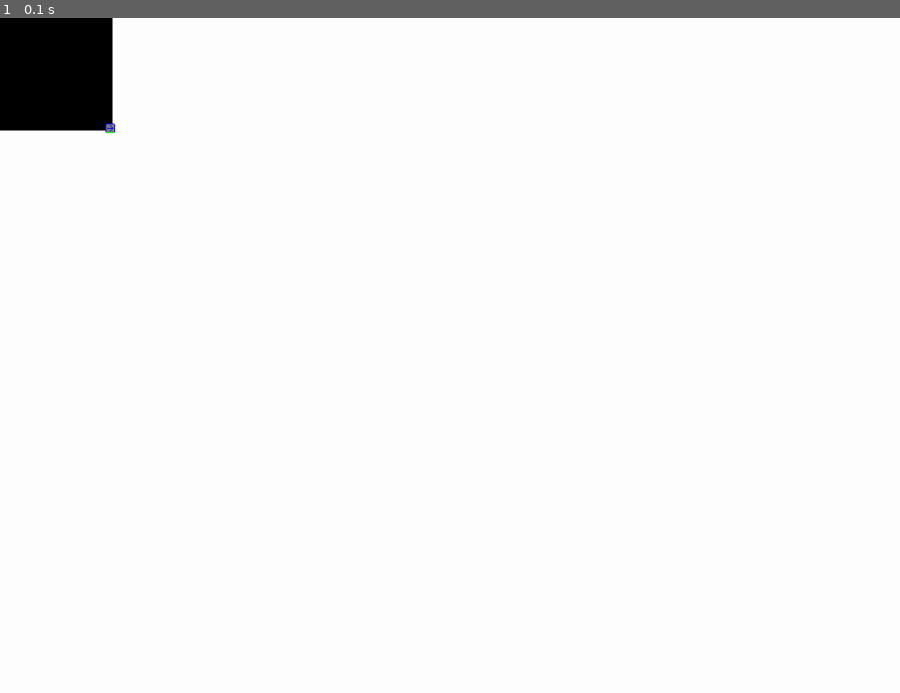
Above: before the commit, frame 1.
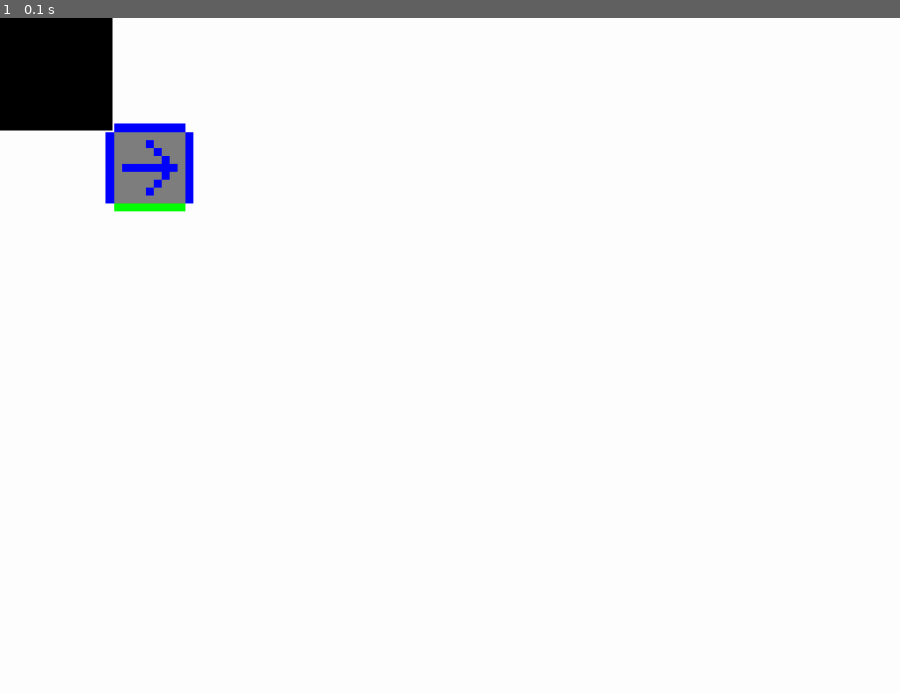
Above: after the commit, the same moment.

Repository: tydaeus/pygame-experimentation
Game: pygame game, started from experimentation.py
The game is run twice, just before and just after one commit, with the same random seed, the same clock (stepped at 60 frames per second) and the same inputs.
Inputs:
- Up to frame 1 (0.1 s): no input

The runs differ from the first frame. In frame 1, 1.3% of the frame differs, in the area x 11-22%, y 15-29%.

Commit message:
initial sep sprite size from image size

Diff:
--- a/sprites.py
+++ b/sprites.py
@@ -8,6 +8,7 @@
         self._image_identifier = None
         self.image = None
         self.rect = pygame.Rect(0, 0, 0, 0)
+        self._pxsize = 100, 100
 
     def update(self):
         # placeholder
@@ -18,6 +19,11 @@
             self._image_identifier = identifier
             self.image = image_loader.load_image(identifier)
             self.rect.size = self.image.get_width(), self.image.get_height()
+            self._scale_image()
+
+    def _scale_image(self):
+        if (self.image.get_width(), self.image.get_height()) != self._pxsize:
+            self.image = pygame.transform.scale(self.image, self._pxsize)
 
 
 
